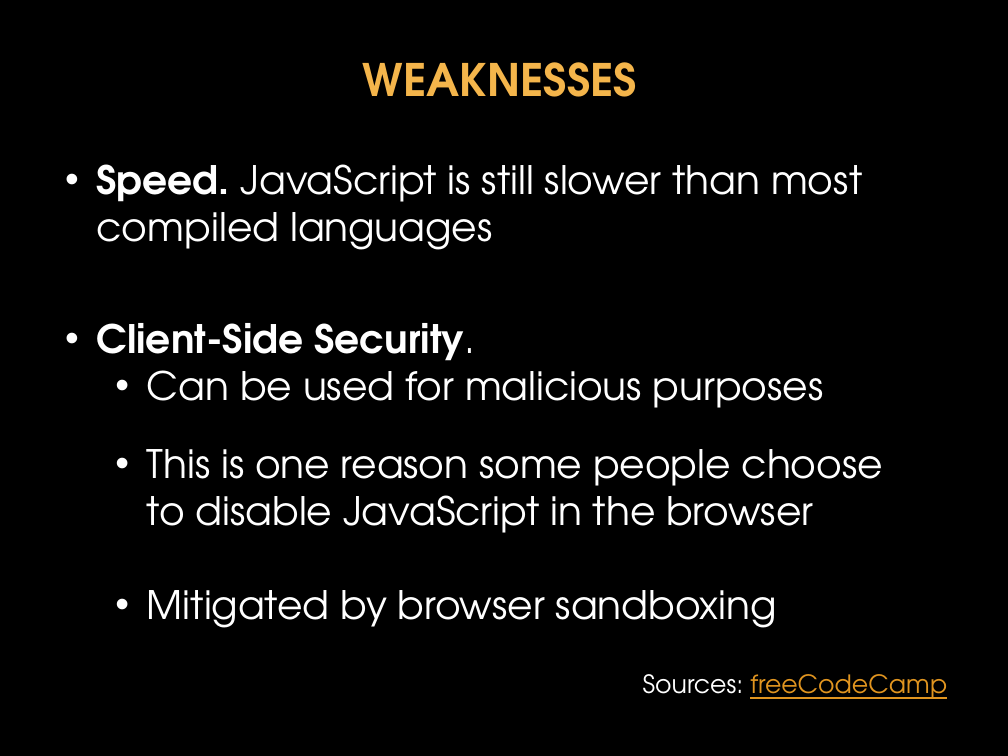
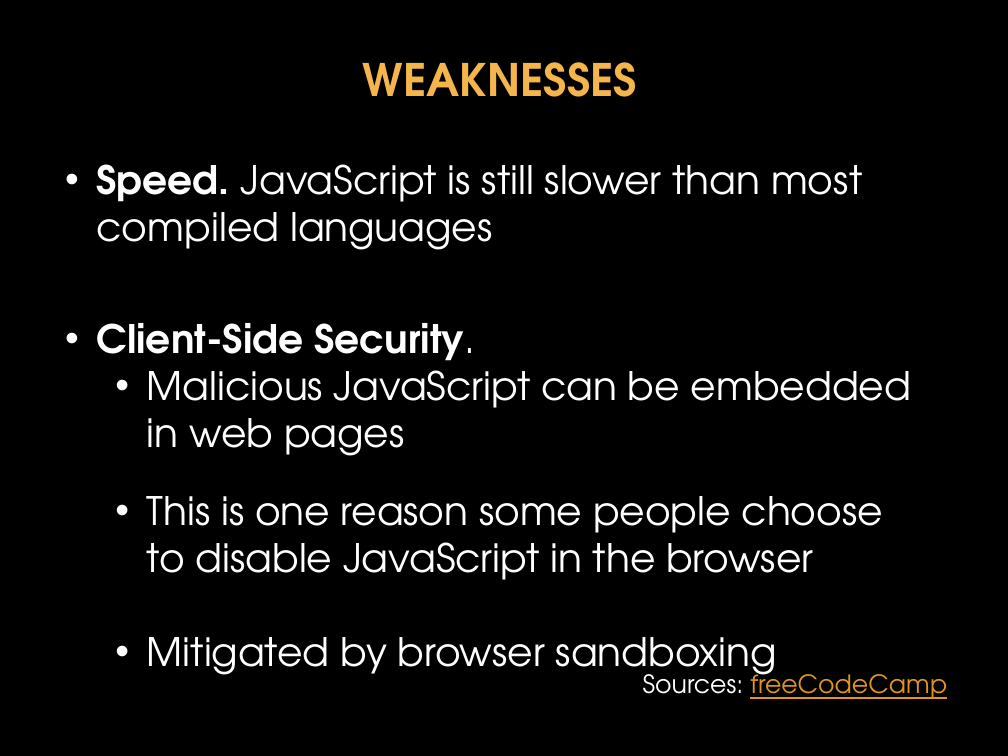
Before and after one commit to donfreiday/cpsc330-js, a slide deck: slide 5 of Javascript.pptx. Drawn at 1008x756 pixels with LibreOffice and Linux fonts; fonts in the diff are those of the drawing; background and template pictures are left out. Boxes give left, top, right and bottom in pixels: in the first picture for what was removed or moved away, otherwise in the second. Text is boxed around its words. In the diff, an @@ line names an element or a change of style, - is before the commit and + after.

```diff
--- a/Javascript.pptx
+++ b/Javascript.pptx
@@ text at <box>147,359,911,456</box>: text changed @@
-  • Can be used for malicious purposes
+  • Malicious JavaScript can be embedded in web pages
```
Also in this commit, not shown: 15 other slides changed.
